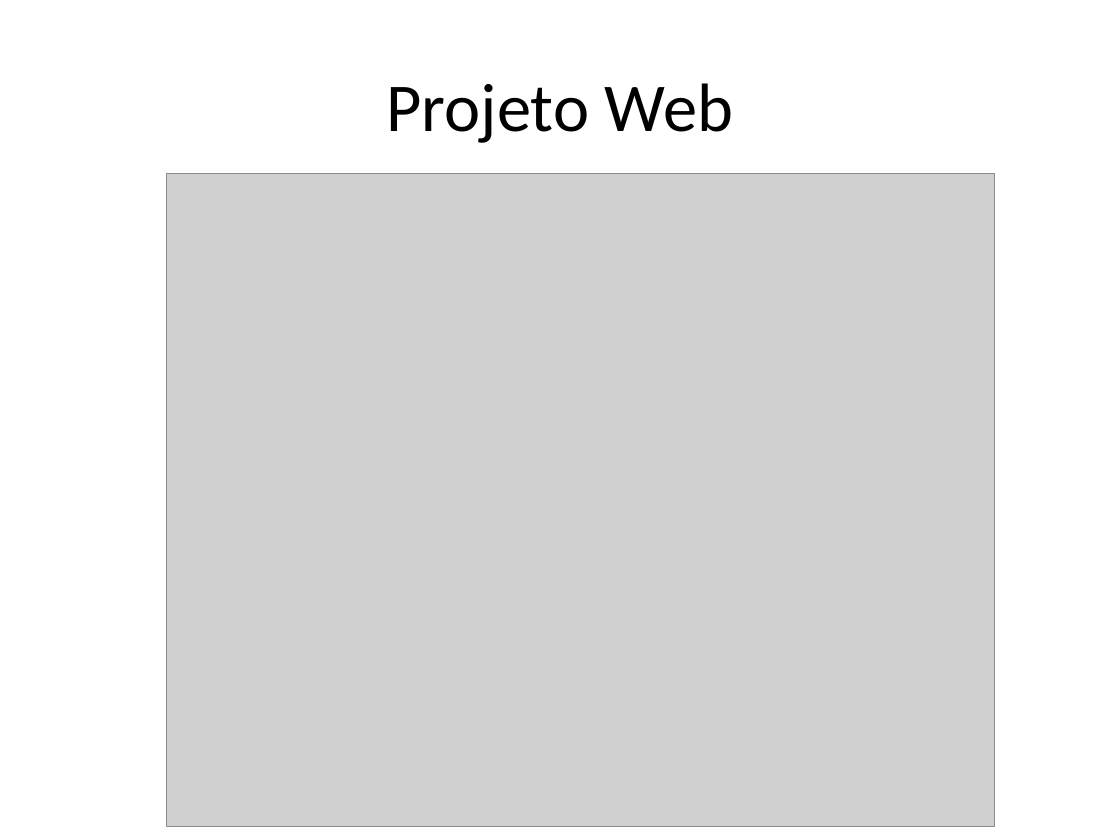
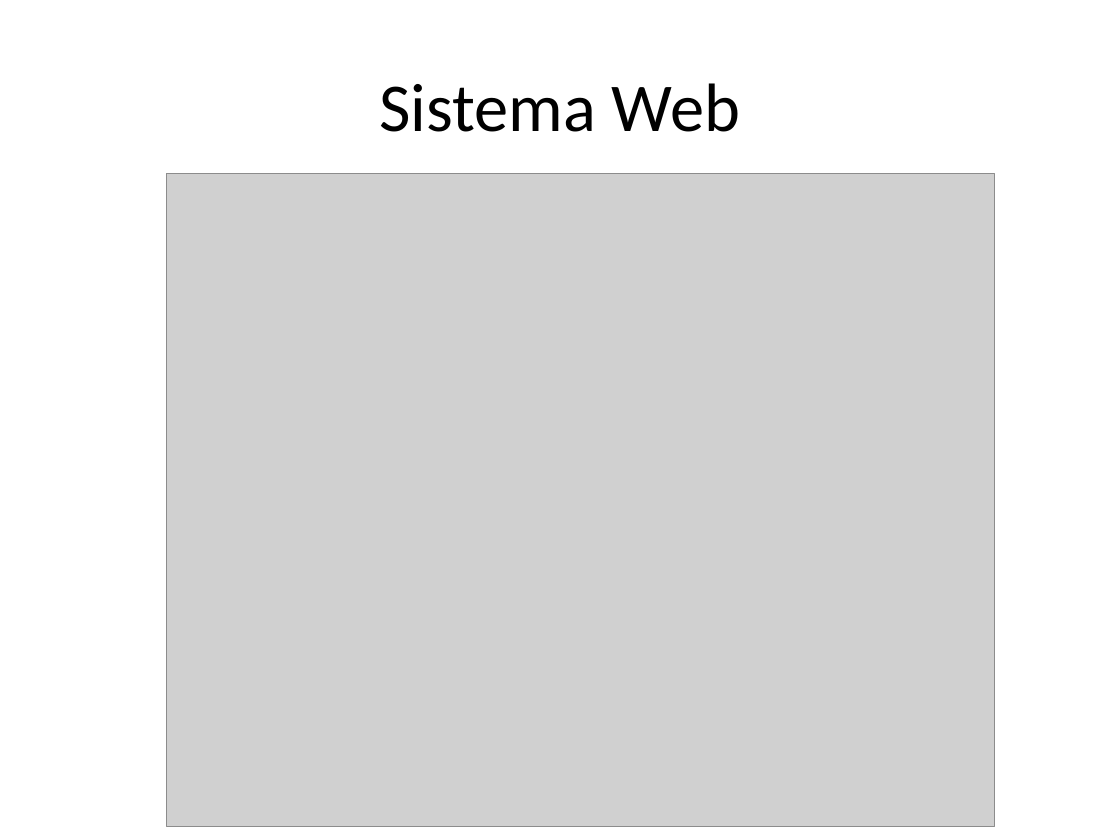
Before and after one commit to jpjcjbr/tccjp, a slide deck: slide 10 of apresentacao tcc.pptx (slide 9 before the commit). Drawn at 1120x840 pixels with LibreOffice and Linux fonts; fonts in the diff are those of the drawing; grey boxes stand for pictures. Boxes give left, top, right and bottom in pixels: in the first picture for what was removed or moved away, otherwise in the second. Text is boxed around its words. In the diff, an @@ line names an element or a change of style, - is before the commit and + after.

```diff
--- a/apresentacao tcc.pptx
+++ b/apresentacao tcc.pptx
@@ title at [379,83,740,132]: text changed @@
-Projeto Web
+Sistema Web
```
Also in this commit, not shown: 11 other slides changed, 3 slides added, 1 other file.
